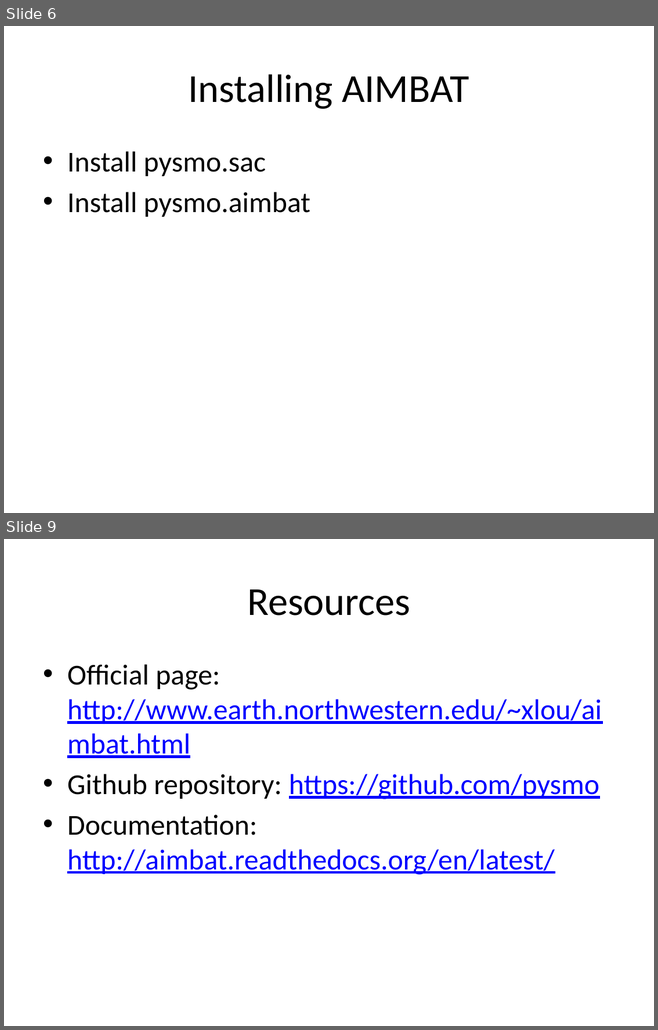
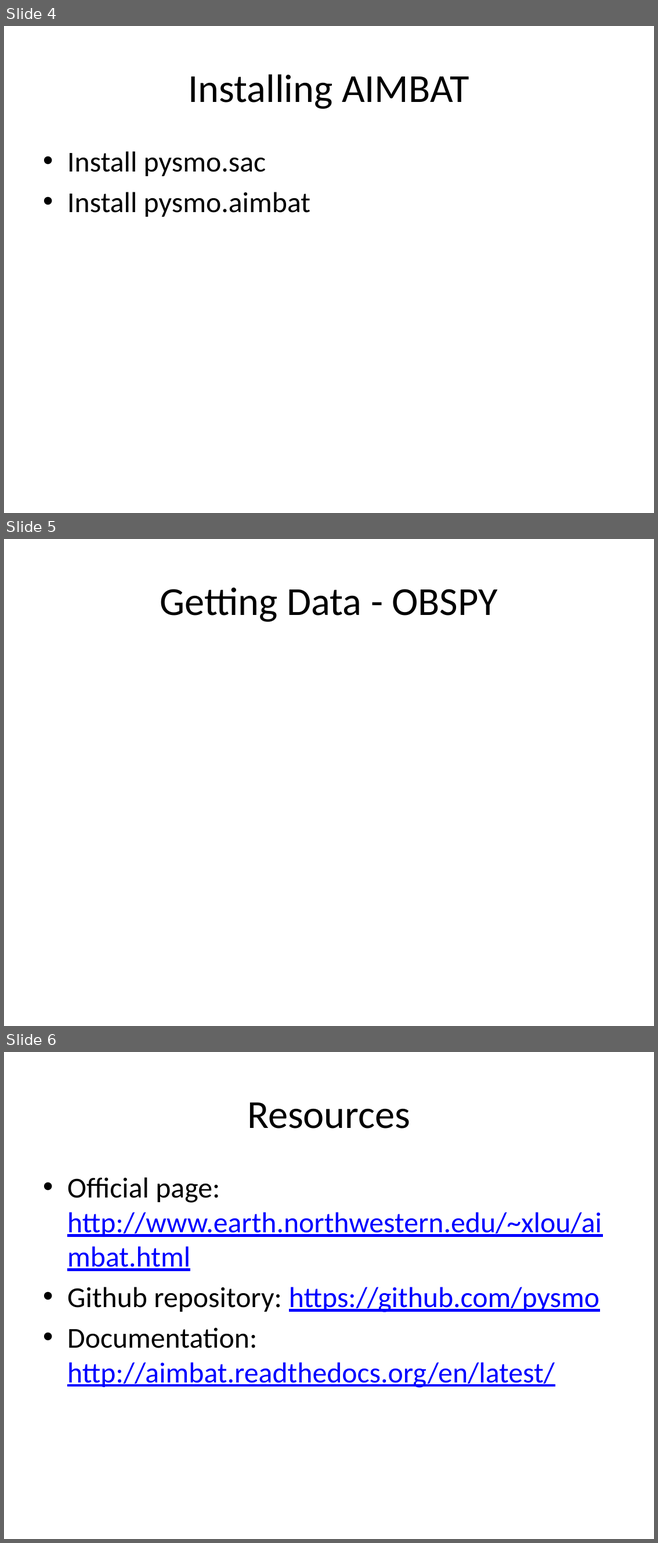
Before and after one commit to lkloh/USArray, a slide deck: AIMBAT/AIMBAT.pptx. Shown one above the other, each under a label of ours: slides 6 and 9 before the commit, slides 4, 5 and 6 after it; the slides between them are not shown. The pictures are 658x1030 and 658x1543 pixels, drawn with LibreOffice and Linux fonts; fonts in the diff are those of the drawing. Boxes give left, top, right and bottom in pixels: in the first picture for what was removed or moved away, otherwise in the second. Text is boxed around its words. In the diff, an @@ line names an element or a change of style, - is before the commit and + after.

```diff
--- a/AIMBAT/AIMBAT.pptx
+++ b/AIMBAT/AIMBAT.pptx
@@ slide 5 added at (4, 539, 654, 1026), background #FFFFFF @@
@@ title added at (159, 587, 497, 622), 44 pt, text #000000 @@
+Getting Data - OBSPY
@@ what was slide 6 is now slide 4 @@
@@ what was slide 9 is now slide 6 @@
```
Also in this commit, not shown: 1 slide changed, 4 slides removed, 3 other files.
